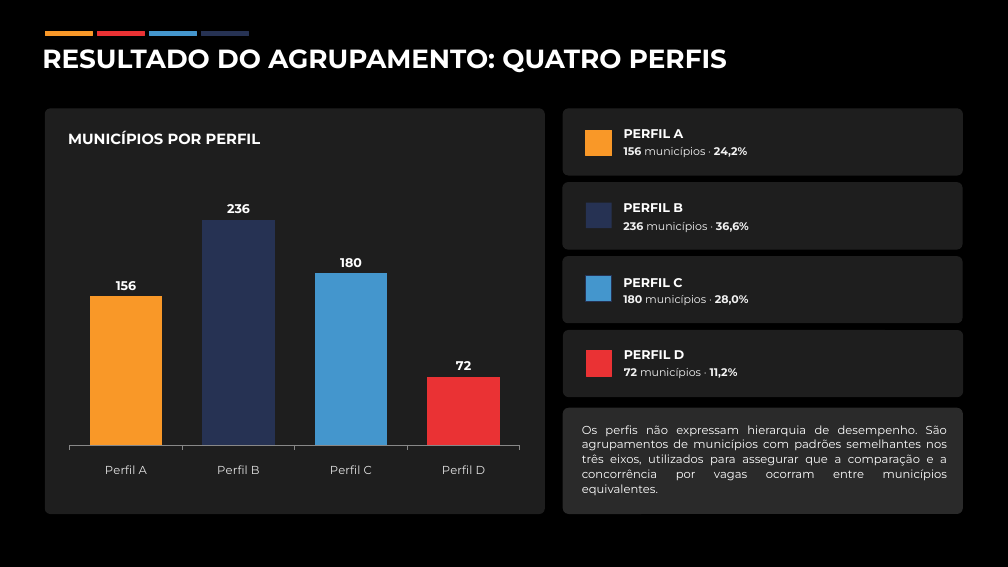
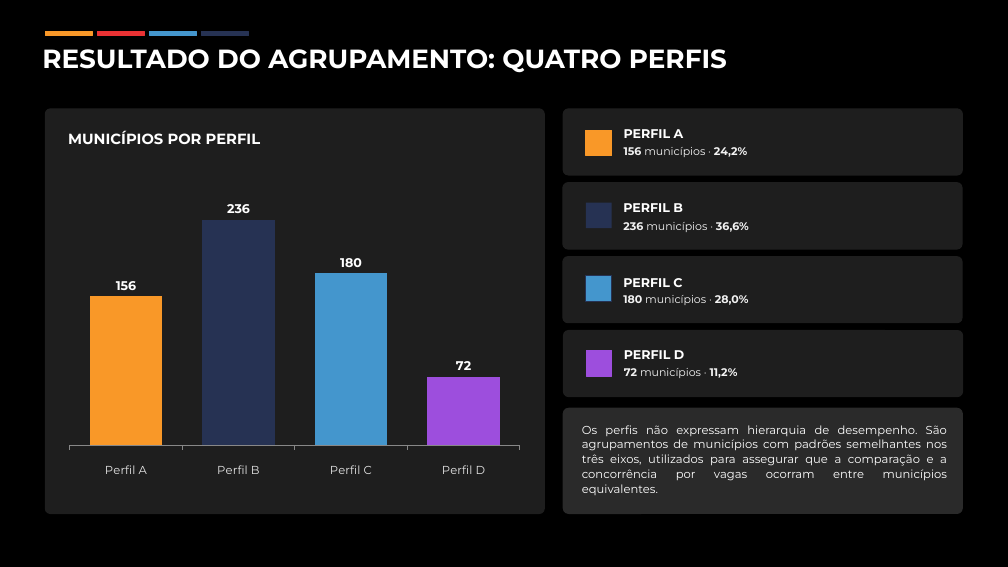
Before and after one commit to aryanecavalcantefranca/projeto-oportunidades, a slide deck: slide 14 of metodologia_cidades_inteligentes/apresentacao/Metodologia_Selecao_Municipios_Cidades_Inteligentes_raiz_peso.pptx. Drawn at 1008x567 pixels with LibreOffice and Linux fonts; fonts in the diff are those of the drawing. Boxes give left, top, right and bottom in pixels: in the first picture for what was removed or moved away, otherwise in the second. Text is boxed around its words. In the diff, an @@ line names an element or a change of style, - is before the commit and + after.

```diff
--- a/metodologia_cidades_inteligentes/apresentacao/Metodologia_Selecao_Municipios_Cidades_Inteligentes_raiz_peso.pptx
+++ b/metodologia_cidades_inteligentes/apresentacao/Metodologia_Selecao_Municipios_Cidades_Inteligentes_raiz_peso.pptx
@@ column chart at box(60, 162, 529, 484) @@
@@ colours of single points changed @@
@@ rectangle at box(586, 351, 612, 377): fill #EA3234 to #9D4EDD; outline #EA3234 1 pt to #9D4EDD 1 pt @@
```
Also in this commit, not shown: 7 other slides changed, 2 slides added, 3 other files.
